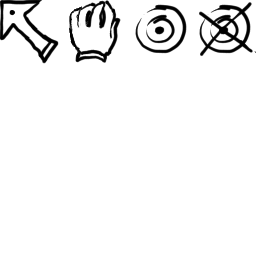
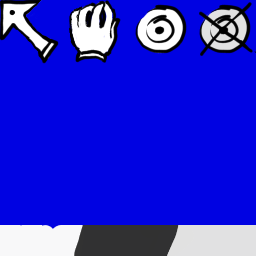
Layered file, before and after one edit (256px x 256px). Changes by layer:
renamed "Layer 2 Merged" to "Inking", painted on it over [0, 0, 256, 256]
added layer "Color" above "Palette" over [0, 0, 256, 128]
added layer "Palette" above "background" over [0, 192, 256, 256]
renamed "Layer 1" to "background", painted on it over [0, 0, 256, 256]
